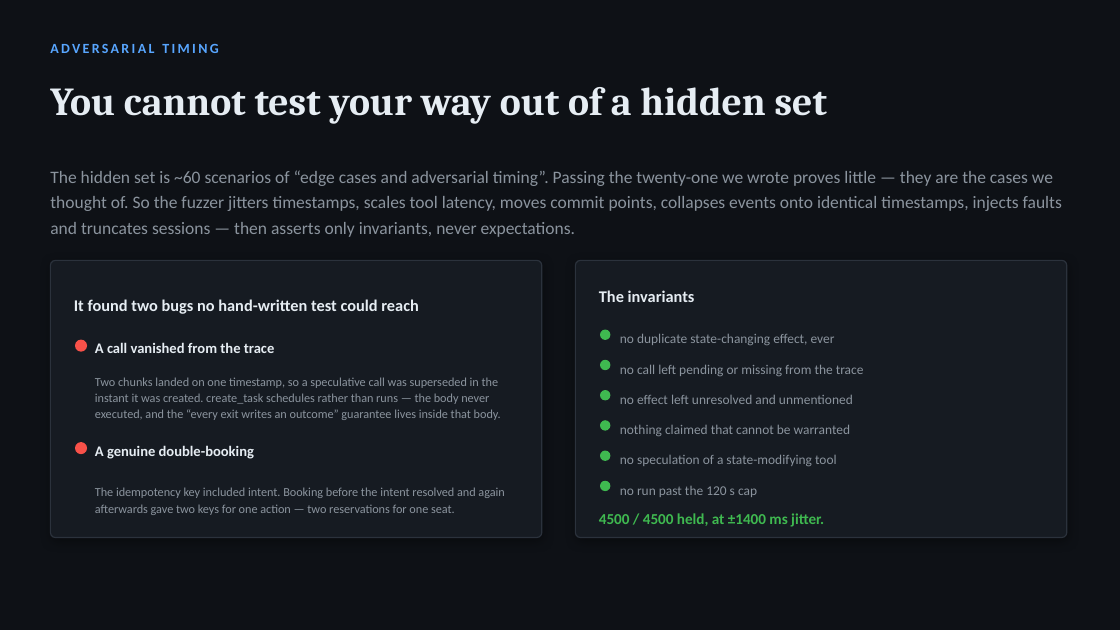
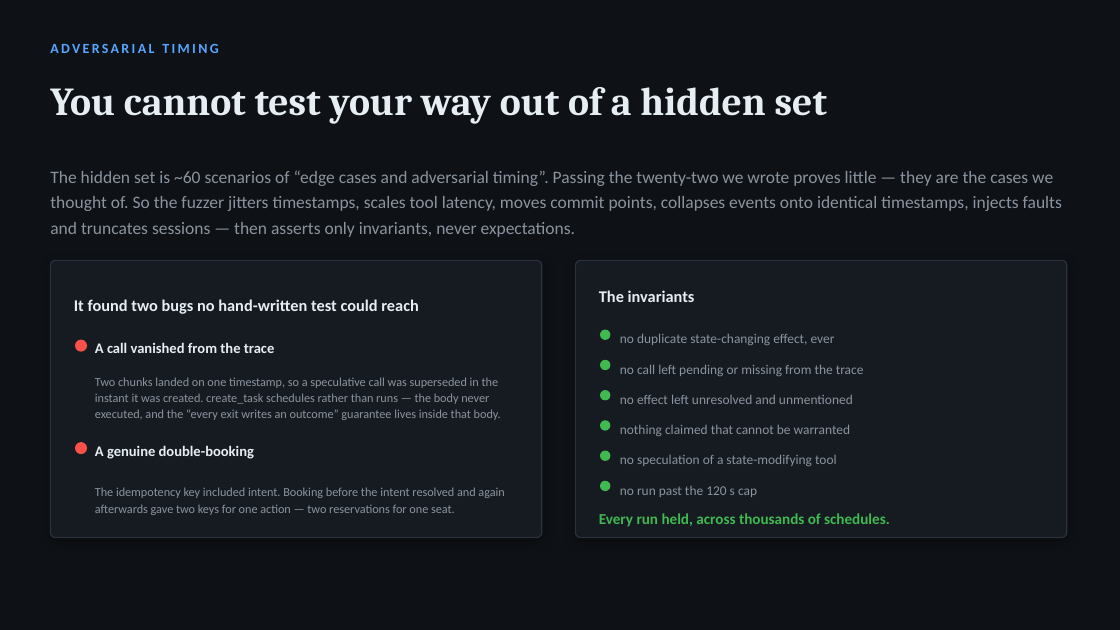
Before and after one commit to itsAryan-devop/parley, a slide deck: slide 9 of deck/ThaparPatiala_TEAM_Submission_ppt.pptx. Drawn at 1120x630 pixels with LibreOffice and Linux fonts; fonts in the diff are those of the drawing. Boxes give left, top, right and bottom in pixels: in the first picture for what was removed or moved away, otherwise in the second. Text is boxed around its words. In the diff, an @@ line names an element or a change of style, - is before the commit and + after.

```diff
--- a/deck/ThaparPatiala_TEAM_Submission_ppt.pptx
+++ b/deck/ThaparPatiala_TEAM_Submission_ppt.pptx
@@ text at <box>50,170,1062,237</box>: text changed @@
-The hidden set is ~60 scenarios of “edge cases and adversarial timing”. Passing the twenty-one we wrote proves little — they are the cases we thought of. So the fuzzer jitters timestamps, scales tool latency, moves commit points, collapses events onto identical timestamps, injects faults and truncates sessions — then asserts only invariants, never expectations.
+The hidden set is ~60 scenarios of “edge cases and adversarial timing”. Passing the twenty-two we wrote proves little — they are the cases we thought of. So the fuzzer jitters timestamps, scales tool latency, moves commit points, collapses events onto identical timestamps, injects faults and truncates sessions — then asserts only invariants, never expectations.
@@ text at <box>599,513,890,527</box>: text changed @@
-4500 / 4500 held, at ±1400 ms jitter.
+Every run held, across thousands of schedules.
```
Also in this commit, not shown: 1 other slide changed, 1 other file.
